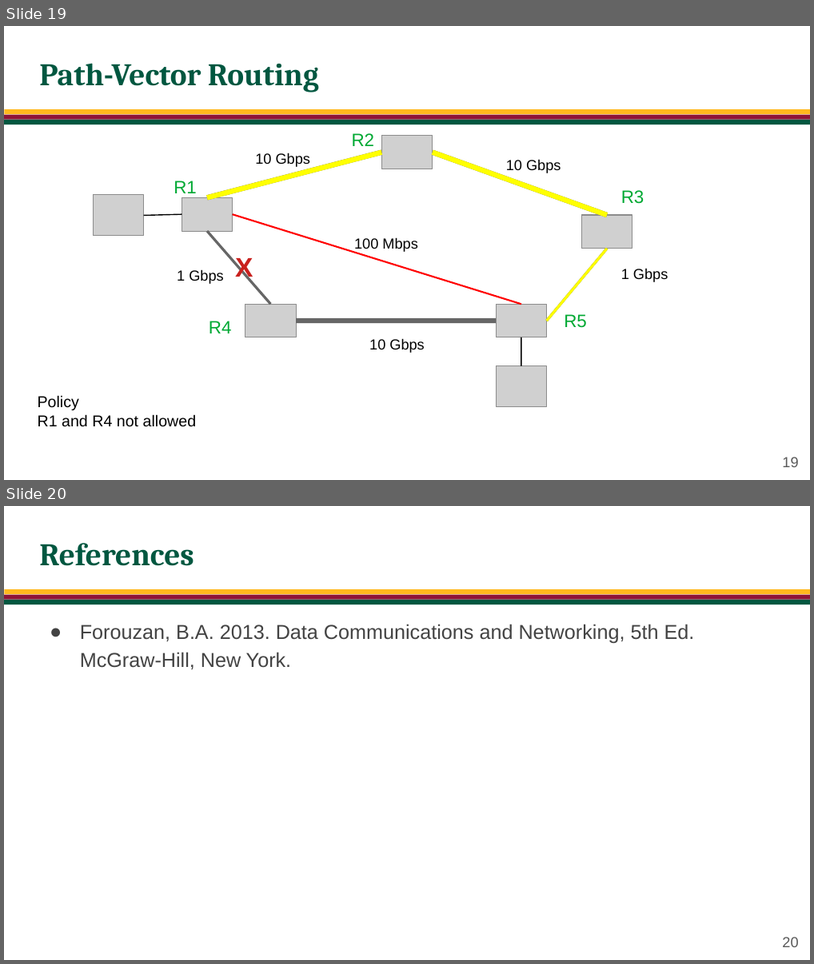
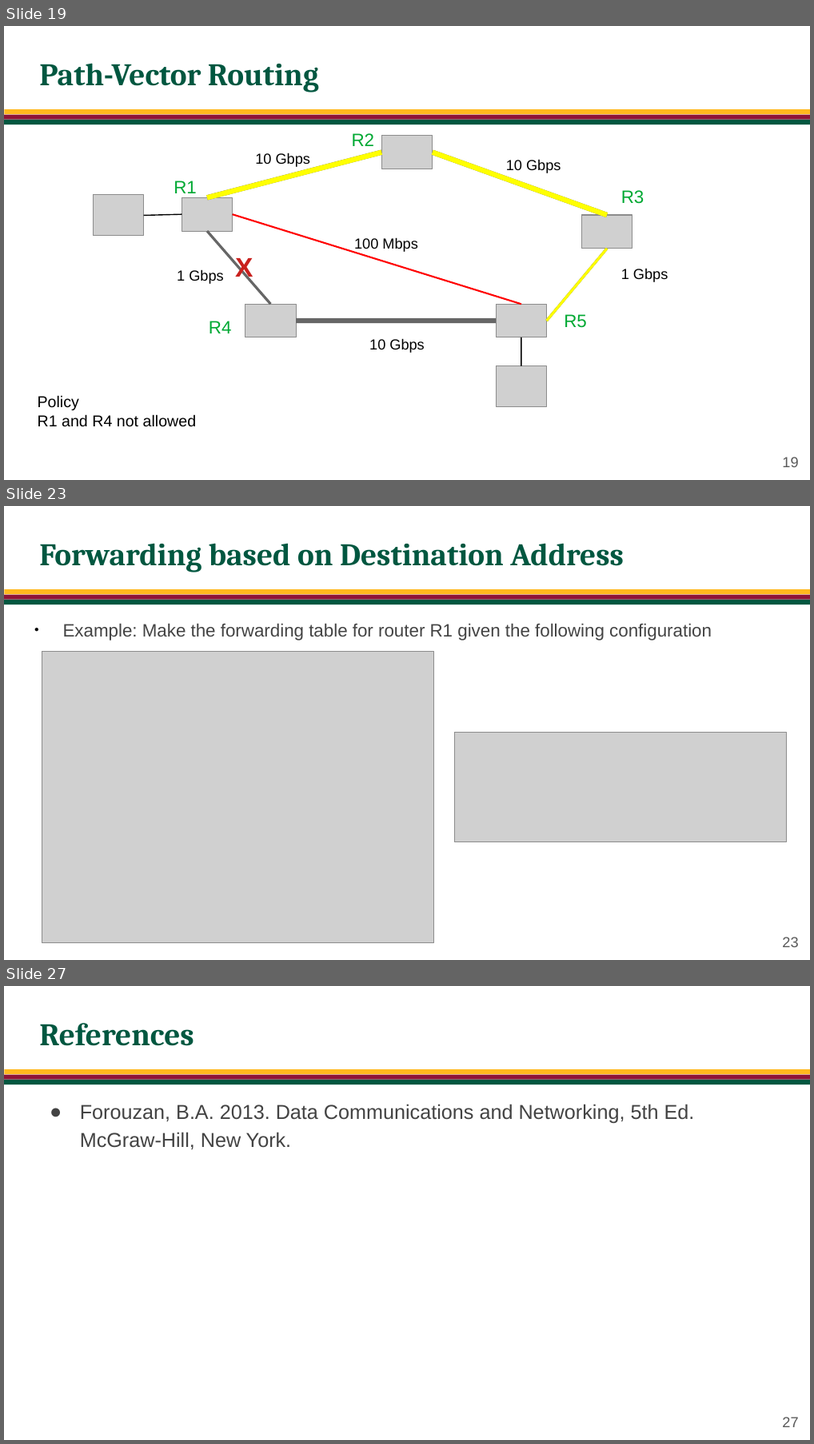
Before and after one commit to jachermocilla/extra-course-materials, a slide deck: cmsc137/slides-rsm/CMSC 137 - 21 - Routing.odp. Shown one above the other, each under a label of ours: slides 19 and 20 before the commit, slides 19, 23 and 27 after it; the slides between them are not shown. The pictures are 814x964 and 814x1444 pixels, drawn with LibreOffice and Linux fonts; fonts in the diff are those of the drawing; grey boxes stand for pictures; background and template pictures are left out. Boxes give left, top, right and bottom in pixels: in the first picture for what was removed or moved away, otherwise in the second. Text is boxed around its words. In the diff, an @@ line names an element or a change of style, - is before the commit and + after.

```diff
--- a/cmsc137/slides-rsm/CMSC 137 - 21 - Routing.odp
+++ b/cmsc137/slides-rsm/CMSC 137 - 21 - Routing.odp
@@ slide 23 added at (4,506,810,960), background #FFFFFF; not listed: 3 template elements that a slide beside it also shows @@
@@ title added at (39,543,624,572), 28 pt, text #005740, bold @@
+Forwarding based on Destination Address
@@ text added at (63,623,712,640), 16 pt, text #434343 @@
+● Example: Make the forwarding table for router R1 given the following configuration
@@ picture added at (42,651,434,942) @@
@@ picture added at (454,732,787,842) @@
@@ page number added at (782,936,798,947), 13 pt, text #595959 @@
+23
@@ what was slide 20 is now slide 27 @@
@@ page number at (782,1416,798,1427): text changed @@
-20
+27
```
Also in this commit, not shown: 1 slide changed, 6 other slides added, 10 other files.
